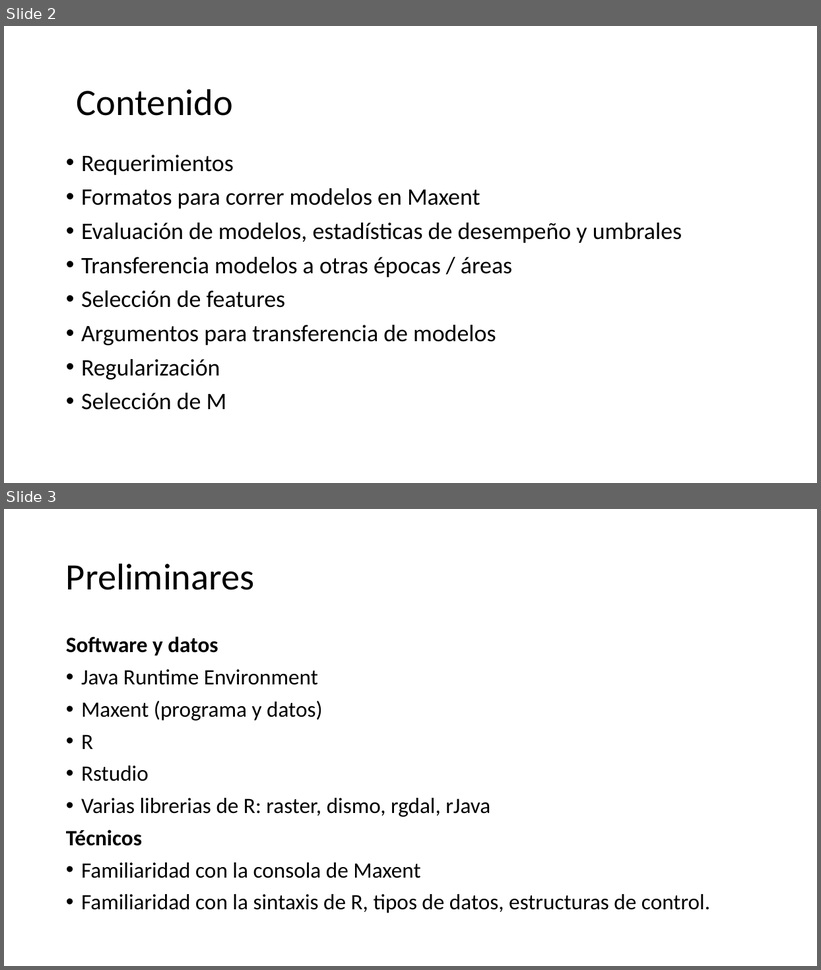
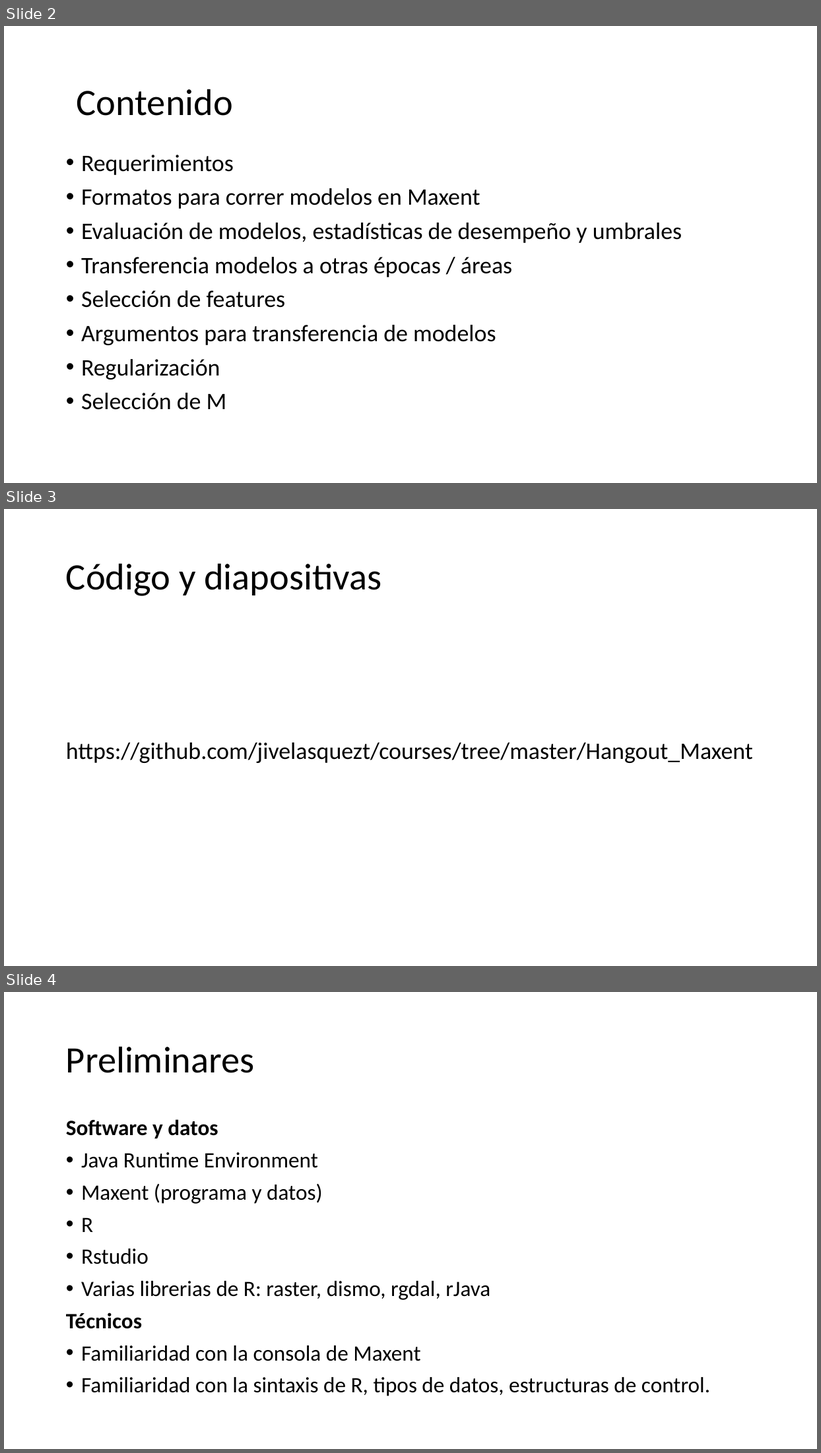
Before and after one commit to dlizcano/courses, a slide deck: Hangout_Maxent/Modelamiento de distribución de especies con Maxent en R.pptx. Shown one above the other, each under a label of ours: slides 2 and 3 before the commit, slides 2, 3 and 4 after it. The pictures are 821x970 and 821x1453 pixels, drawn with LibreOffice and Linux fonts; fonts in the diff are those of the drawing. Boxes give left, top, right and bottom in pixels: in the first picture for what was removed or moved away, otherwise in the second. Text is boxed around its words. In the diff, an @@ line names an element or a change of style, - is before the commit and + after.

Commit message:
Updated slides

```diff
--- a/Hangout_Maxent/Modelamiento de distribución de especies con Maxent en R.pptx
+++ b/Hangout_Maxent/Modelamiento de distribución de especies con Maxent en R.pptx
@@ slide 3 added at [4, 509, 817, 966], background #FFFFFF @@
@@ title added at [66, 563, 382, 596], 44 pt, text #000000 @@
+Código y diapositivas
@@ text added at [66, 743, 753, 763], 28 pt, text #000000 @@
+https://github.com/jivelasquezt/courses/tree/master/Hangout_Maxent
@@ what was slide 3 is now slide 4 @@
```
Also in this commit, not shown: 1 other slide added.
